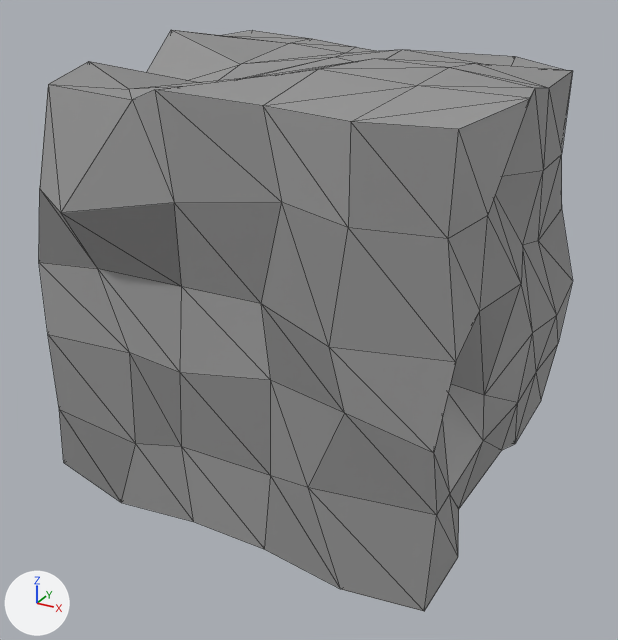
Two versions of the glTF model dist/Model/food.glb, one commit apart.
Rendered twice from a camera (50 mm lens) standing at (0.966, -1.86, 0.777) and looking at (-0.024, -0.061, -0.122). Every picture has the same lights, and +X, +Y and +Z are marked at lower left. Mesh edges are drawn as thin lines. Vertices at the same position are counted once.

In view in the first picture: 'food'.
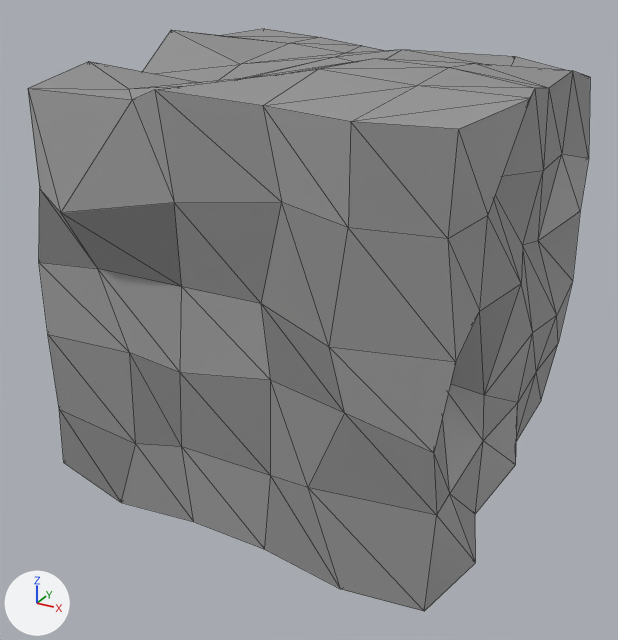
The newer file is also rescaled (x1.05), turned or shifted as a whole; pictures and numbers use the older file's frame.

Boxes [x1, y1, x2, y2] around the edits, measured in the pictures (618 x 640 px; the box of a moved part takes in the faces that stretch with it):
'food', reshaped
    before: [39, 30, 573, 611]
    after: [28, 29, 590, 611]
part 1 of me_cube_003, moved or reshaped
    before: [223, 30, 376, 53]
    after: [223, 29, 386, 53]
part 2 of me_cube_003, moved or reshaped
    before: [511, 56, 573, 281]
    after: [511, 56, 590, 281]
part 3 of me_cube_003, moved or reshaped
    both: [425, 403, 518, 610]
part 4 of me_cube_003, moved or reshaped
    before: [40, 30, 240, 213]
    after: [28, 30, 240, 213]

What the commit changed:
me_cube_003 has 152 vertices, 300 faces and spans x -0.595..0.559, y -0.581..0.58, z -0.583..0.568.
me_cube_003 is used by ob_food; location (0.0, 0.0, 0.0).
Part 1, on me_cube_003:
Vertex 3 of me_cube_003 moves from (-0.515, 0.473, 0.536) at pixel (252, 30) to (-0.515, 0.542, 0.536) at pixel (264, 28).
Vertex 28 of me_cube_003 moves from (-0.291, 0.444, 0.524) at pixel (312, 38) to (-0.291, 0.497, 0.524) at pixel (320, 37).
Vertex 29 of me_cube_003 moves from (-0.156, 0.463, 0.506) at pixel (356, 47) to (-0.156, 0.503, 0.506) at pixel (362, 45).
Part 2, on me_cube_003:
Vertex 7 of me_cube_003 moves from (0.434, 0.506, 0.473) at pixel (565, 70) to (0.505, 0.473, 0.465) at pixel (590, 77).
Vertex 32 of me_cube_003 moves from (0.46, 0.441, 0.25) to (0.524, 0.498, 0.25) at pixel (588, 158).
Vertex 33 of me_cube_003 moves from (0.477, 0.463, 0.115) at pixel (561, 208) to (0.526, 0.463, 0.115) at pixel (580, 211).
Part 3, on me_cube_003:
Vertex 36 of me_cube_003 moves from (0.502, -0.307, -0.51) at pixel (458, 556) to (0.543, -0.307, -0.51) at pixel (475, 562).
Vertex 37 of me_cube_003 moves from (0.446, -0.147, -0.5) at pixel (458, 509) to (0.487, -0.147, -0.5) at pixel (475, 514).
Vertex 38 of me_cube_003 moves from (0.474, 0.098, -0.457) at pixel (501, 450) to (0.515, 0.098, -0.49) at pixel (515, 464).
Part 4, on me_cube_003:
Vertex 1 of me_cube_003 moves from (-0.442, -0.467, 0.501) at pixel (48, 84) to (-0.484, -0.487, 0.492) at pixel (27, 88).
Vertex 17 of me_cube_003 moves from (-0.518, -0.104, 0.417) to (-0.46, -0.138, 0.479).
